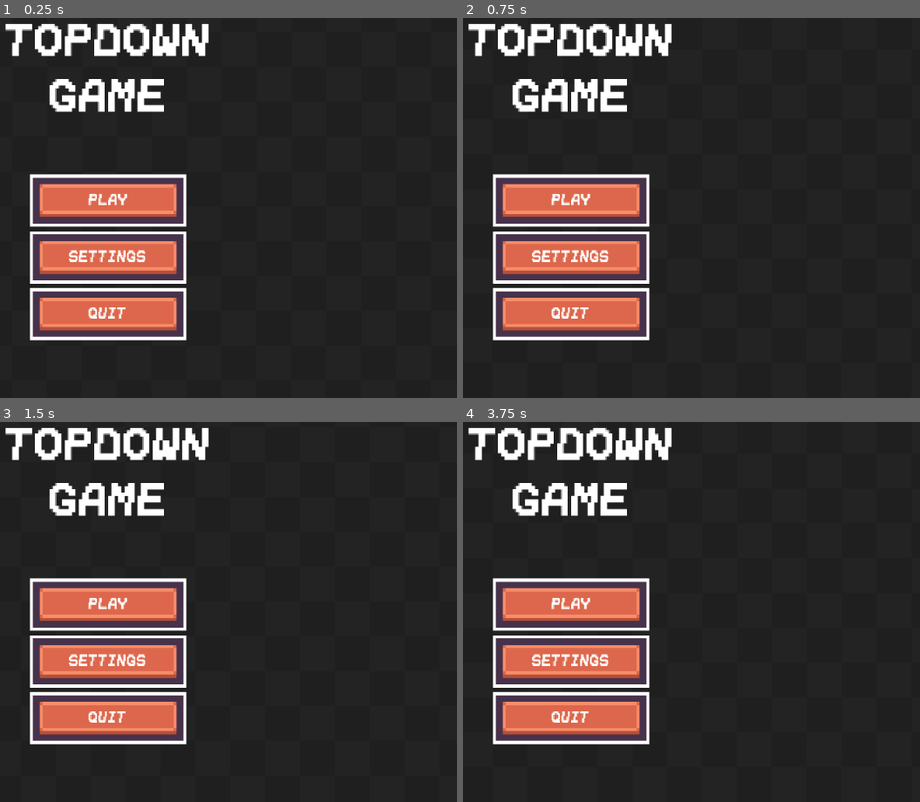
Above: before the commit, frames 1-4 (two rows, left to right).
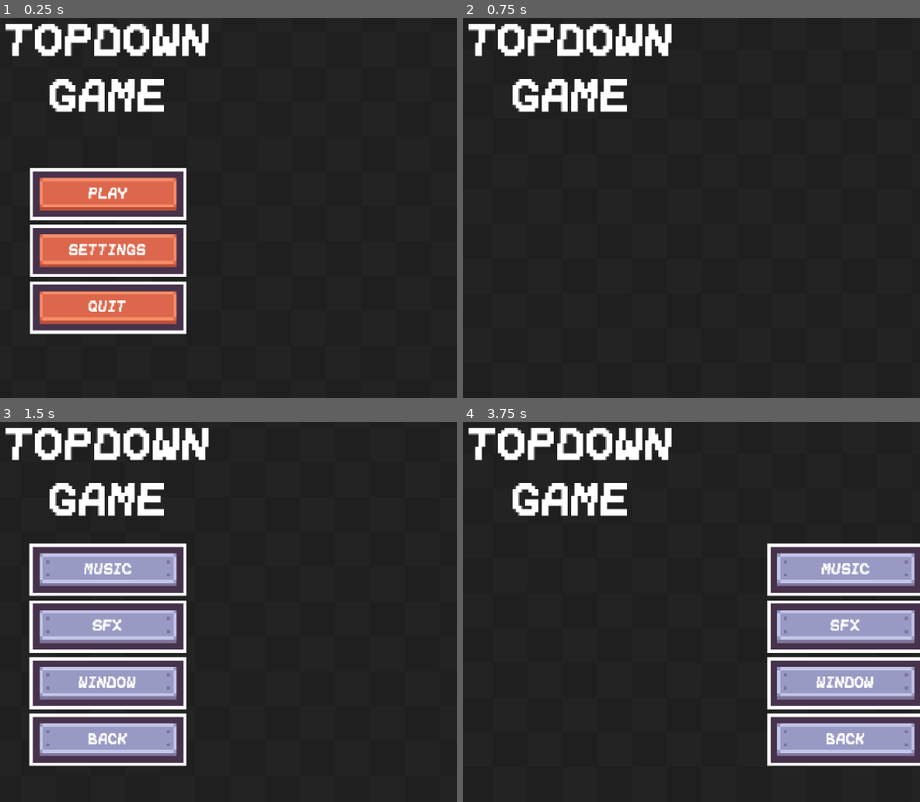
Above: after the commit, the same moments.

Repository: exglegaming/Top-Down-Game
Game: Godot game, scene res://scenes/ui/main_menu.tscn
The game is run twice, just before and just after one commit, with the same random seed, the same clock (stepped at 60 frames per second) and the same inputs. The project has no main scene, so this scene is started directly.
Inputs (mouse positions are in pixels of both pictures, inside the frame that each line leads up to):
- Up to frame 1 (0.25 s): no input
- Up to frame 2 (0.75 s): click "SETTINGS" at 0.5 s
- Up to frame 3 (1.5 s): click (109, 570) at 1.25 s, where only the run after the commit has a clickable "MUSIC"
- Up to frame 4 (3.75 s): click (572, 627) at 2 s, where only the run after the commit has a clickable "SFX"; click (572, 684) at 2.75 s, where only the run after the commit has a clickable "WINDOW"; click (572, 741) at 3.5 s, where only the run after the commit has a clickable "BACK"

The runs differ from the first frame. In frame 1, 11% of the frame differs, in the area x 6-41%, y 39-85%; in frame 2, 14%; in frame 3, 18%; in frame 4, 33%, in the area x 6-100%, y 31-91%.

Commit message:
move buttons

Diff:
--- a/scenes/ui/main_menu.tscn
+++ b/scenes/ui/main_menu.tscn
@@ -79,9 +79,9 @@
 anchor_right = 0.5
 anchor_bottom = 0.5
 offset_left = -175.0
-offset_top = -59.0
+offset_top = -65.0
 offset_right = 175.0
-offset_bottom = 161.0
+offset_bottom = 155.0
 grow_horizontal = 2
 grow_vertical = 2
 
@@ -99,6 +99,7 @@
 layout_mode = 2
 
 [node name="PlayButton" type="TextureButton" parent="MainButtons/VBoxContainer/Play" unique_id=533779624]
+unique_name_in_owner = true
 custom_minimum_size = Vector2(180, 48)
 layout_mode = 1
 anchors_preset = 8
@@ -133,6 +134,7 @@
 layout_mode = 2
 
 [node name="SettingsButton" type="TextureButton" parent="MainButtons/VBoxContainer/Settings" unique_id=2056722099]
+unique_name_in_owner = true
 custom_minimum_size = Vector2(180, 48)
 layout_mode = 1
 anchors_preset = 8
@@ -167,6 +169,7 @@
 layout_mode = 2
 
 [node name="QuitButton" type="TextureButton" parent="MainButtons/VBoxContainer/Quit" unique_id=965024046]
+unique_name_in_owner = true
 custom_minimum_size = Vector2(180, 48)
 layout_mode = 1
 anchors_preset = 8
@@ -204,10 +207,10 @@
 anchor_top = 0.5
 anchor_right = 0.5
 anchor_bottom = 0.5
-offset_left = 243.0
-offset_top = -59.0
-offset_right = 593.0
-offset_bottom = 161.0
+offset_left = 238.0
+offset_top = -65.0
+offset_right = 588.0
+offset_bottom = 155.0
 grow_horizontal = 2
 grow_vertical = 2
 
@@ -225,6 +228,7 @@
 layout_mode = 2
 
 [node name="MusicButton" type="TextureButton" parent="SettingsButtons/VBoxContainer/Music" unique_id=218701134]
+unique_name_in_owner = true
 custom_minimum_size = Vector2(180, 48)
 layout_mode = 1
 anchors_preset = 8
@@ -259,6 +263,7 @@
 layout_mode = 2
 
 [node name="SFXButton" type="TextureButton" parent="SettingsButtons/VBoxContainer/SFX" unique_id=1691508474]
+unique_name_in_owner = true
 custom_minimum_size = Vector2(180, 48)
 layout_mode = 1
 anchors_preset = 8
@@ -293,6 +298,7 @@
 layout_mode = 2
 
 [node name="WindowButton" type="TextureButton" parent="SettingsButtons/VBoxContainer/Window" unique_id=1953831068]
+unique_name_in_owner = true
 custom_minimum_size = Vector2(180, 48)
 layout_mode = 1
 anchors_preset = 8
@@ -327,6 +333,7 @@
 layout_mode = 2
 
 [node name="BackButton" type="TextureButton" parent="SettingsButtons/VBoxContainer/Back" unique_id=1491209997]
+unique_name_in_owner = true
 custom_minimum_size = Vector2(180, 48)
 layout_mode = 1
 anchors_preset = 8
--- a/scripts/ui/main_menu.gd
+++ b/scripts/ui/main_menu.gd
@@ -1,2 +1,57 @@
 class_name MainMenu
 extends Control
+
+
+@onready var main_buttons: Control = $MainButtons
+@onready var settings_buttons: Control = $SettingsButtons
+@onready var play_button: TextureButton = %PlayButton
+@onready var settings_button: TextureButton = %SettingsButton
+@onready var quit_button: TextureButton = %QuitButton
+@onready var music_button: TextureButton = %MusicButton
+@onready var sfx_button: TextureButton = %SFXButton
+@onready var window_button: TextureButton = %WindowButton
+@onready var back_button: TextureButton = %BackButton
+
+
+func _ready() -> void:
+    play_button.pressed.connect(_on_play_button_pressed)
+    settings_button.pressed.connect(_on_settings_button_pressed)
+    quit_button.pressed.connect(_on_quit_button_pressed)
+    music_button.pressed.connect(_on_music_button_pressed)
+    sfx_button.pressed.connect(_on_sfx_button_pressed)
+    window_button.pressed.connect(_on_window_button_pressed)
+    back_button.pressed.connect(_on_back_button_pressed)
+
+
+func _on_play_button_pressed() -> void:
+    pass
+
+
+func _on_settings_button_pressed() -> void:
+    var tween: Tween = create_tween()
+    tween.tween_property(main_buttons, "global_position:y", 350, 0.2)
+    tween.tween_interval(0.1)
+    tween.tween_property(settings_buttons, "global_position:x", 145, 0.3)
+
+
+func _on_quit_button_pressed() -> void:
+    pass
+
+
+func _on_music_button_pressed() -> void:
+    pass
+
+
+func _on_sfx_button_pressed() -> void:
+    pass
+
+
+func _on_window_button_pressed() -> void:
+    pass
+
+
+func _on_back_button_pressed() -> void:
+    var tween: Tween = create_tween()
+    tween.tween_property(settings_buttons, "global_position:x", 558, 0.3)
+    tween.tween_interval(0.1)
+    tween.tween_property(main_buttons, "global_position:y", 115, 0.2)
